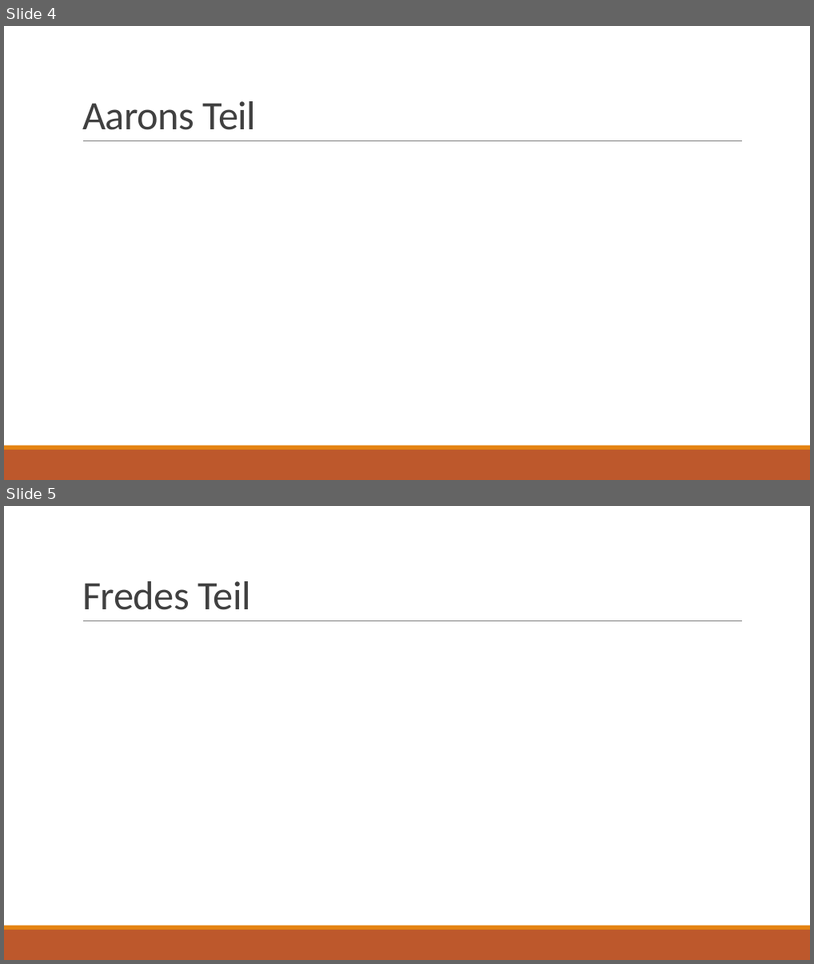
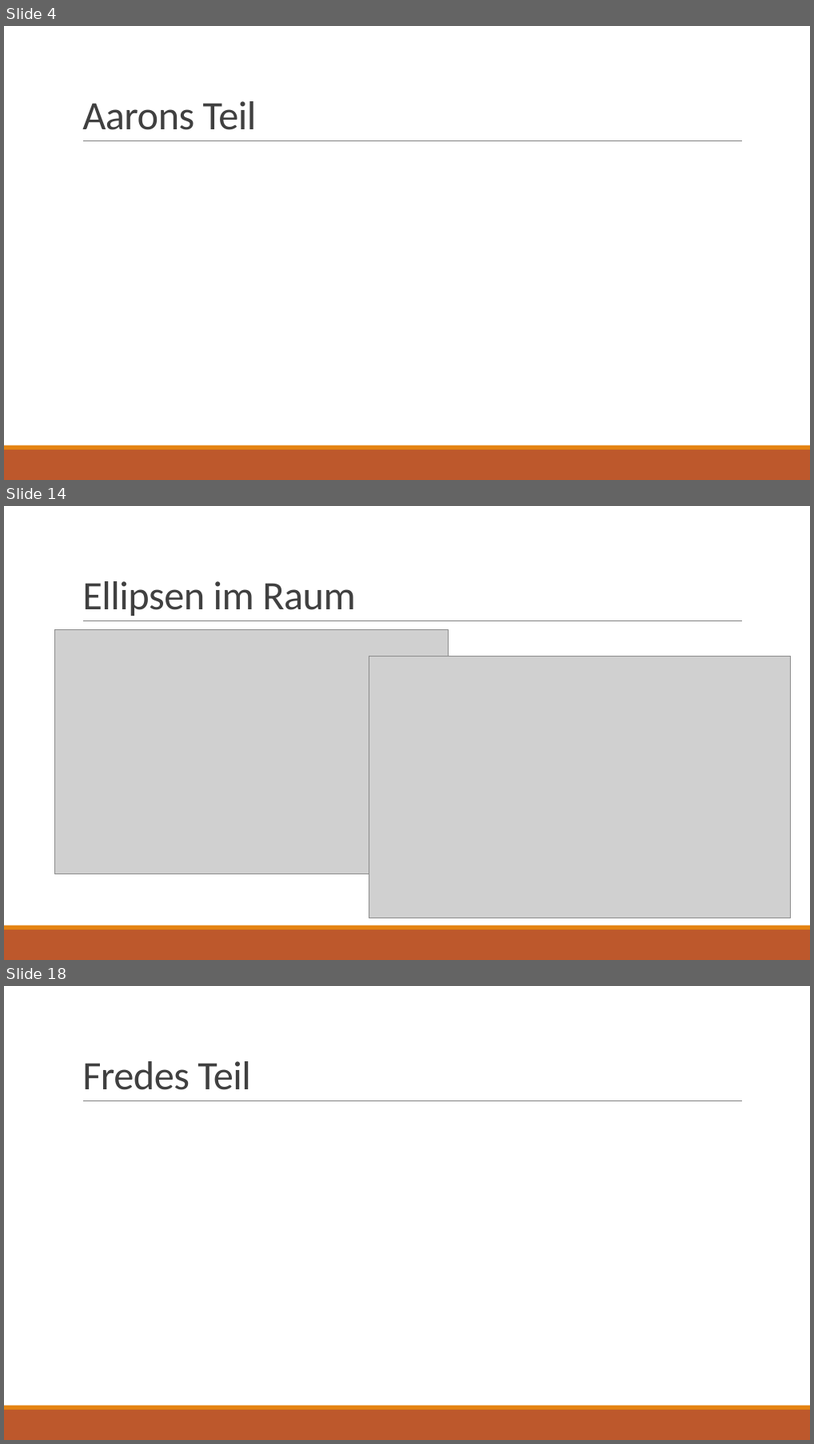
Before and after one commit to Voxen4/Planetarium, a slide deck: Simulation des Sonnensytem.pptx. Shown one above the other, each under a label of ours: slides 4 and 5 before the commit, slides 4, 14 and 18 after it; the slides between them are not shown. The pictures are 814x964 and 814x1444 pixels, drawn with LibreOffice and Linux fonts; fonts in the diff are those of the drawing; grey boxes stand for pictures. Boxes give left, top, right and bottom in pixels: in the first picture for what was removed or moved away, otherwise in the second. Text is boxed around its words. In the diff, an @@ line names an element or a change of style, - is before the commit and + after.

```diff
--- a/Simulation des Sonnensytem.pptx
+++ b/Simulation des Sonnensytem.pptx
@@ slide 14 added at [4,506,810,960], background #FFFFFF; not listed: 3 template elements that a slide beside it also shows @@
@@ title added at [82,581,356,616], 48 pt, text #404040 @@
+Ellipsen im Raum
@@ picture added at [55,629,449,873] @@
@@ picture added at [370,656,791,917] @@
@@ what was slide 5 is now slide 18 @@
```
Also in this commit, not shown: 12 other slides added.
